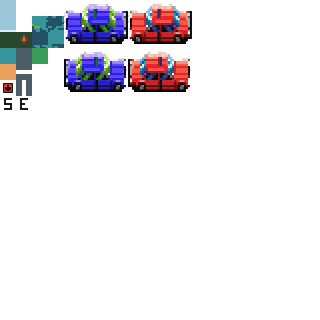
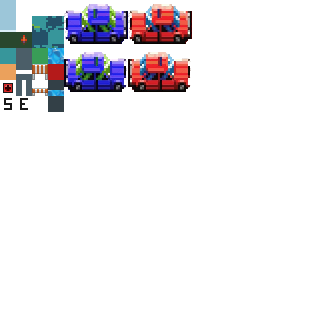
Comparing the layer stacks of the two 320 × 320 images. Changes:
added layer "Pasted Layer" above "level.png" over [48, 96, 64, 112]
painted on "level.png" over [32, 48, 64, 96]
